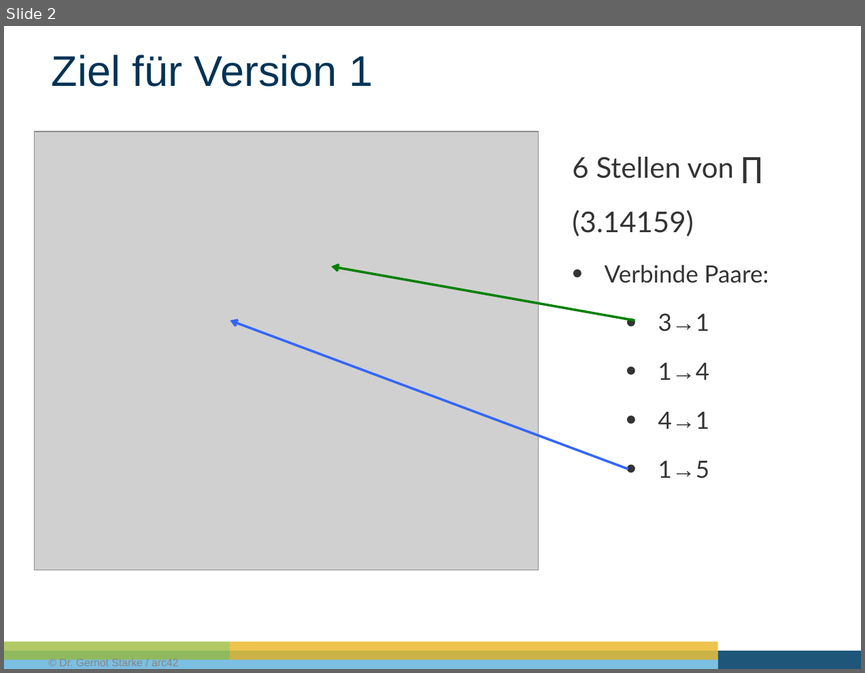
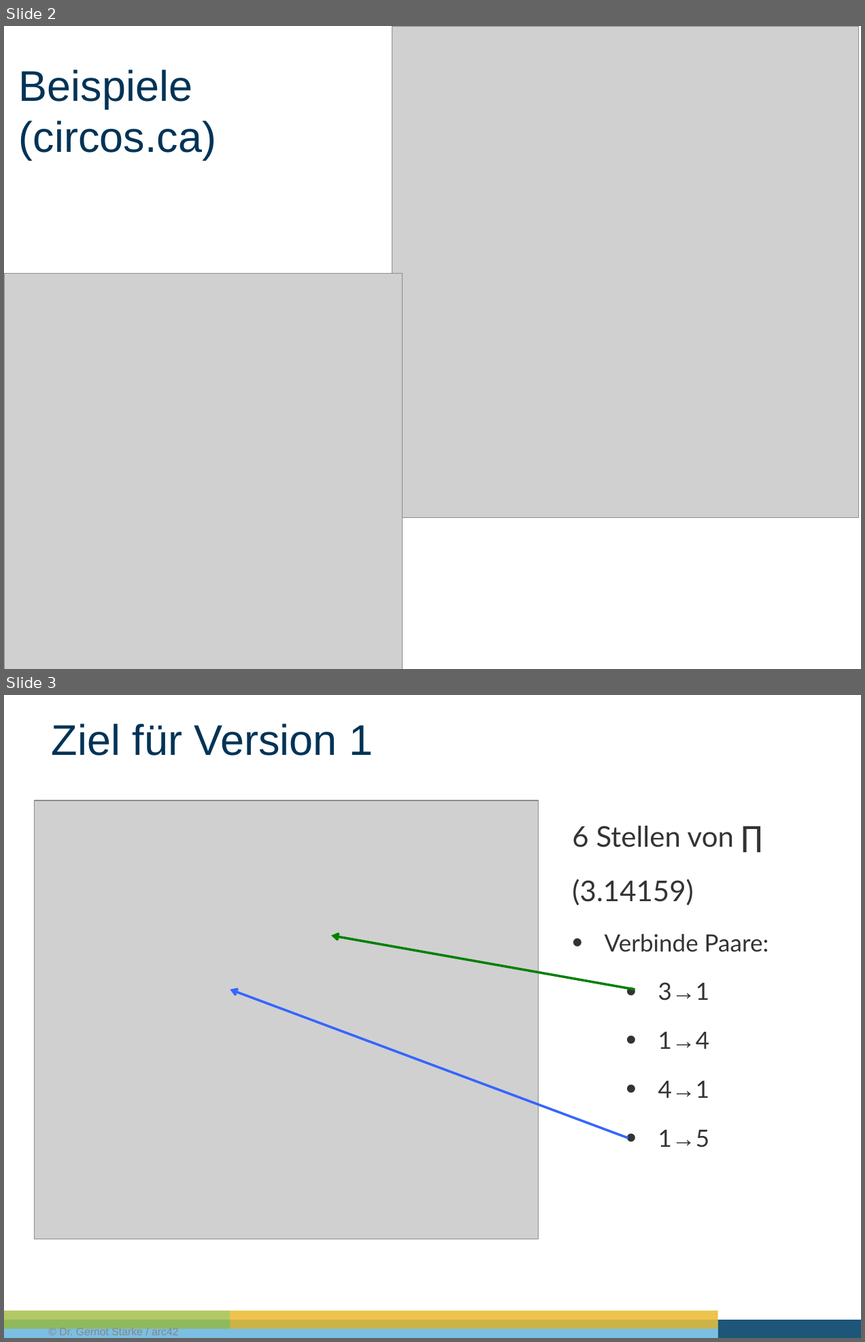
Before and after one commit to gernotstarke/cirQlizr, a slide deck: doc/Design-Challenge.pptx. Shown one above the other, each under a label of ours: slide 2 before the commit, slides 2 and 3 after it. The pictures are 865x673 and 865x1342 pixels, drawn with LibreOffice and Linux fonts; fonts in the diff are those of the drawing; grey boxes stand for pictures. Boxes give left, top, right and bottom in pixels: in the first picture for what was removed or moved away, otherwise in the second. Text is boxed around its words. In the diff, an @@ line names an element or a change of style, - is before the commit and + after.

```diff
--- a/doc/Design-Challenge.pptx
+++ b/doc/Design-Challenge.pptx
@@ slide 2 added at (x1=4, y1=26, x2=861, y2=669), background #FFFFFF @@
@@ picture added at (x1=392, y1=26, x2=859, y2=517) @@
@@ title added at (x1=19, y1=70, x2=216, y2=160), 36 pt, text #003356 @@
+Beispiele
+(circos.ca)
@@ picture added at (x1=4, y1=273, x2=402, y2=669) @@
@@ what was slide 2 is now slide 3 @@
```
Also in this commit, not shown: 3 slides changed, 1 slide removed.
